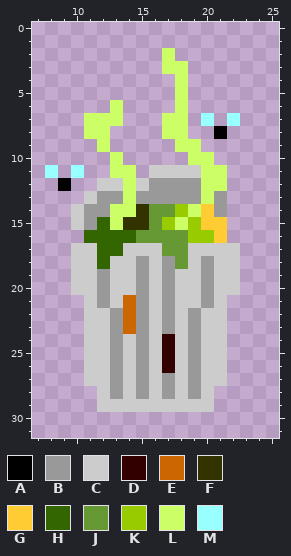
One commit to this pixel-art sprite: Assets/sprites/trash_open.png. This is how it looked before the edit.
The file is 32x32 pixels. Shown: x 7..25, y 0..31.
Palette (. is transparent): A #000000  B #999999  C #cccccc  D #330000  E #cc6600  F #333300  G #ffcc33  H #336600  J #669933  K #99cc00  L #ccff66  M #99ffff
Pixels before, first column x 8:
 2 .........L.....
 3 .........LL....
 4 ..........L....
 5 ..........L....
 6 .....L....L....
 7 ...LLL...LL.M.M
 8 ...LL....LL..A.
 9 ....L.....LL...
10 .....L.....LL..
11 M.M..LL.CCCCLL.
12 .A..CCLCBBBBLL.
13 ...CBBLBBBBBLB.
14 ..CBBLLFJJKLGB.
15 ..CBHLFFJKLKGG.
16 ...HHHHJJJJKKG.
17 ..CCHHCCCJJCCCC
18 ..CCHCCBCBJCBCC
19 ..CCBCCBCBCCBCC
20 ..CCBCCBCBCCBCC
21 ...CBCEBCBCCBC.
22 ...CCBEBCBCBCC.
23 ...CCBEBCBCBCC.
24 ...CCBCBCDCBCC.
25 ...CCBCBCDCBCC.
26 ...CCBCBCDCBCC.
27 ...CCBCBCBCBCC.
28 ....CBCBCBCBC..
29 ....CCCCCCCCC..
Now the later version:
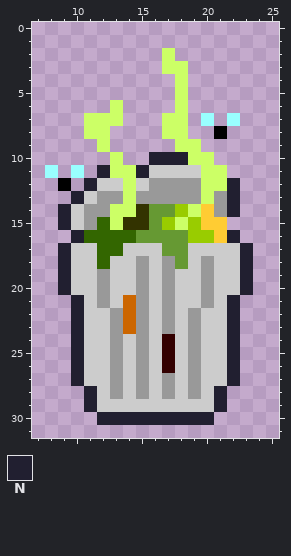
Colours new in this view: N #211f30
From old to new:
{"y":10,"x":16,"old":"...","new":"NNN"}
{"y":11,"x":12,"old":".","new":"N"}
{"y":11,"x":15,"old":".","new":"N"}
{"y":12,"x":11,"old":".","new":"N"}
{"y":12,"x":22,"old":".","new":"N"}
{"y":13,"x":10,"old":".","new":"N"}
{"y":13,"x":22,"old":".","new":"N"}
{"y":14,"x":9,"old":".","new":"N"}
{"y":14,"x":22,"old":".","new":"N"}
{"y":15,"x":9,"old":".","new":"N"}
{"y":16,"x":10,"old":".","new":"N"}
{"y":16,"x":22,"old":".","new":"N"}
{"y":17,"x":9,"old":".","new":"N"}
{"y":17,"x":23,"old":".","new":"N"}
{"y":18,"x":9,"old":".","new":"N"}
{"y":18,"x":23,"old":".","new":"N"}
{"y":19,"x":9,"old":".","new":"N"}
{"y":19,"x":23,"old":".","new":"N"}
{"y":20,"x":9,"old":".","new":"N"}
{"y":20,"x":23,"old":".","new":"N"}
{"y":21,"x":10,"old":".","new":"N"}
{"y":21,"x":22,"old":".","new":"N"}
{"y":22,"x":10,"old":".","new":"N"}
{"y":22,"x":22,"old":".","new":"N"}
{"y":23,"x":10,"old":".","new":"N"}
{"y":23,"x":22,"old":".","new":"N"}
{"y":24,"x":10,"old":".","new":"N"}
{"y":24,"x":22,"old":".","new":"N"}
{"y":25,"x":10,"old":".","new":"N"}
{"y":25,"x":22,"old":".","new":"N"}
{"y":26,"x":10,"old":".","new":"N"}
{"y":26,"x":22,"old":".","new":"N"}
{"y":27,"x":10,"old":".","new":"N"}
{"y":27,"x":22,"old":".","new":"N"}
{"y":28,"x":11,"old":".","new":"N"}
{"y":28,"x":21,"old":".","new":"N"}
{"y":29,"x":11,"old":".","new":"N"}
{"y":29,"x":21,"old":".","new":"N"}
{"y":30,"x":12,"old":".........","new":"NNNNNNNNN"}
{"label":"added","picture_box":[58,152,253,425]}
